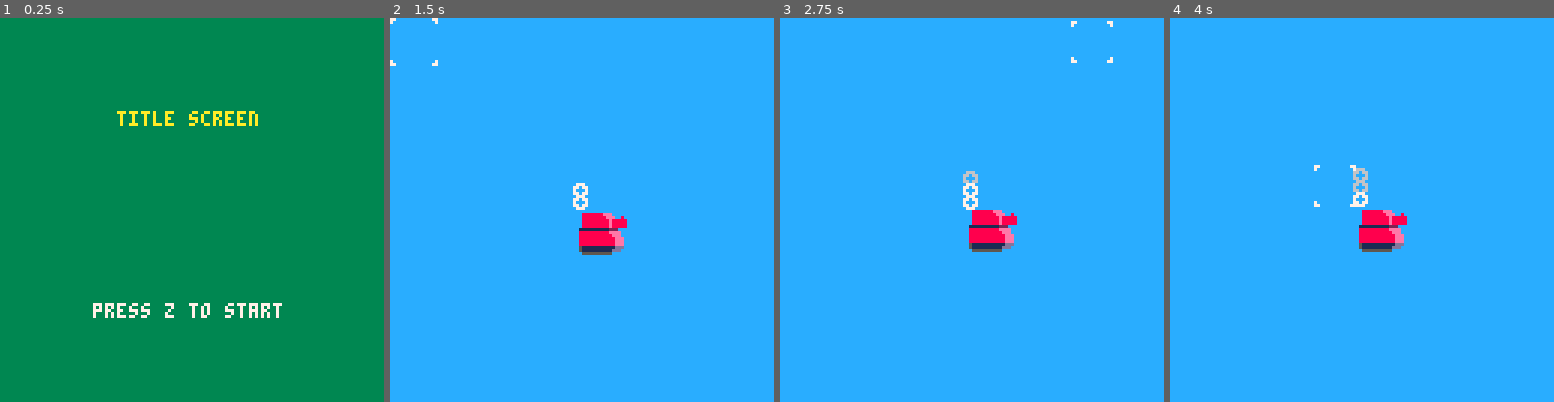
Above: before the commit, frames 1-4 (left to right).
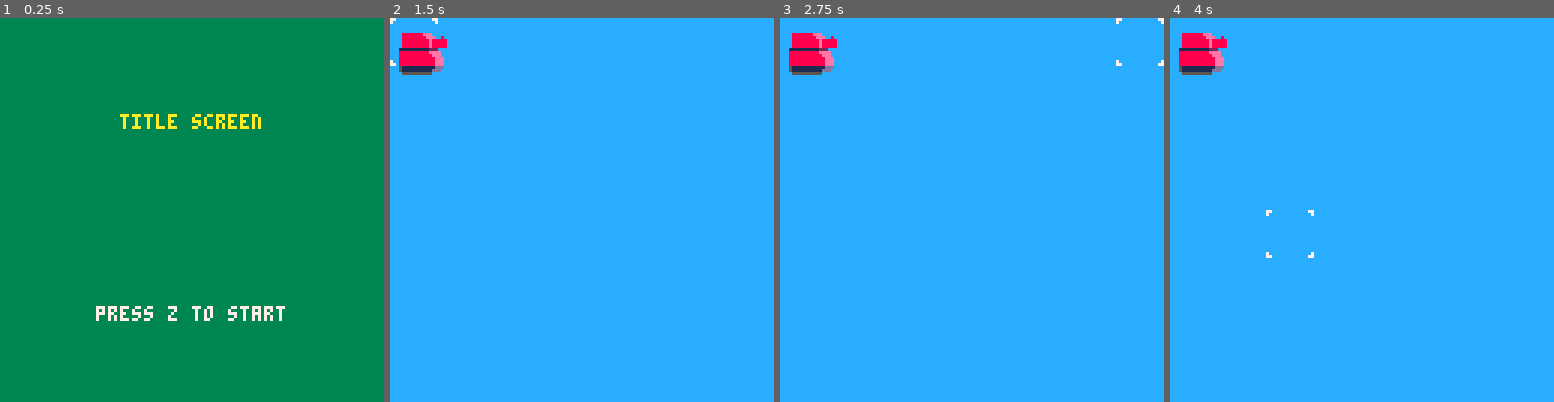
Above: after the commit, the same moments.

Repository: wbprice/pico-wars
Game: PICO-8 cartridge pico-wars.p8
Two runs of this game, one before a commit and one after it. Both use one fixed random seed, a clock stepped at 60 frames per second and the inputs below.
Inputs:
- Up to frame 1 (0.25 s): no input
- Up to frame 2 (1.5 s): tap O (Z key) at 0.7 s
- Up to frame 3 (2.75 s): hold Right 1.6-2.1 s; tap O (Z key) at 1.7, 2.1, 2.5 s; hold Up 2.15-2.42 s; hold Right from 2.47 s (still down)
- Up to frame 4 (4 s): tap O (Z key) at 2.9, 3.3, 3.7 s; release Right at 3.03 s; hold Left 3.08-3.58 s; hold Down 3.63-3.97 s

The runs differ from the first frame. In frame 1, 2.1% of the frame differs, in the area x 24-75%, y 24-79%; in frame 2, 2.5%; in frame 3, 2.7%, in the area x 2-100%, y 0-61%; in frame 4, 2.7%.

Commit message:
Write debounce function

Diff:
--- a/pico-wars.p8
+++ b/pico-wars.p8
@@ -1,58 +1,100 @@
 pico-8 cartridge // http://www.pico-8.com
 version 8
 __lua__
--- game title here
--- game author here
-
--- debounce
+-- Pico Wars
+-- @wbprice
+
+-- global vars
+scene=0
+screenwidth = 128
+screenheight = 128
+cursor = {}
+actors = {}
+tank = {}
+dbc_playercontrol = nil
+
+-- Debounce
 Debounce = {}
 Debounce.__index = Debounce
 
-function Debounce:new(cycles)
+function Debounce:new(cycles, callback)
     local debounce = {}
     setmetatable(debounce, Debounce)
-    debounce.counter = 0;
-    debounce.cycles = cycles;
+    debounce.counter = cycles
+    debounce.cycles = cycles
+	debounce.callback = callback
     return debounce
 end
 
 function Debounce:call(callback)
-    self.callback = callback
+    if self.counter == self.cycles then
+        self.counter = 0
+		self.callback()
+    end
 end
 
 function Debounce:cycle()
-    self.counter = self.counter + 1
-    if self.counter > self.cycles then
-        self.counter = 0;
-        if self.callback then
-            self.callback();
-            self.callback = nil
-        end
+    if self.counter < self.cycles then
+        self.counter = self.counter + 1
     end
 end
 
--- global vars
-scene=0
-score=0
-second_counter=0;
-two_step_phase=false
-throttle_toggle=false
-screenwidth = 127
-screenheight = 127
-player = {}
-player.x = screenwidth/2
-player.y = screenheight/2
-player.width = 15
-player.height = 15
-player.direction = 1
-exhausts = {}
-cursor = {}
-one_sec_debounce = {}
+-- Cursor
+Cursor = {}
+Cursor.__index = Cursor
+
+function Cursor:new(x, y)
+	local crs = {}
+	setmetatable(crs, Cursor)
+	crs.x = x or 0
+	crs.y = y or 0
+	crs.width = 16
+	crs.height = 16
+	crs.clicked = false
+	return crs
+end
+
+function Cursor:draw()
+	spr(5, self.x, self.y)
+	spr(6, self.x + 8, self.y)
+	spr(21, self.x, self.y + 8)
+	spr(22, self.x + 8, self.y + 8)
+end
+
+-- Unit
+Unit = {}
+Unit.__index = Unit
+
+function Unit:new(x, y)
+	local unit = {}
+	setmetatable(unit, Unit)
+	unit.x = x or 0
+	unit.y = y or 0
+	unit.direction = 'right'
+	return unit
+end
+
+-- Tank
+Tank = {}
+Tank.__index = Tank
+
+function Tank:new(x, y)
+	tank = Unit:new(x, y)
+	setmetatable(tank, Tank)
+
+	return tank
+end
+
+function Tank:draw()
+	spr(1, self.x, self.y, 2, 2)
+end
 
 -- game loop
 function _init()
 -- this function runs as soon as the game loads
-	one_sec_debounce = Debounce:new(3)
+	cursor = Cursor:new(0, 0)
+	dbc_playercontrol = Debounce:new(3, playercontrol)
+	tank = Tank:new(3, 3)
 end
 
 function _update()
@@ -63,93 +105,6 @@
 	end
 end
 
-function update_second_counter()
-	if second_counter == 5 then
-		second_counter = 0
-		two_step_phase = not two_step_phase
-	else
-		second_counter = second_counter + 1
-	end
-end
-
-function makeexhaust(x, y)
-	exhaust = {}
-	exhaust['x'] = x
-	exhaust['y'] = y
-	exhaust['age'] = 0;
-	return exhaust
-end
-
-function make_box_cursor(x, y)
-	cursor = {}
-	cursor['x'] = x
-	cursor['y'] = y
-	cursor['width'] = 16
-	cursor['height'] = 16
-	cursor['clicked'] = false
-	cursor['blink'] = false
-	return cursor
-end
-
-function draw_box_cursor(cursor)
-	if two_step_phase==true then
-		spr(5, cursor.x, cursor.y)
-		spr(6, cursor.x + 8, cursor.y)
-		spr(21, cursor.x, cursor.y + 8)
-		spr(22, cursor.x + 8, cursor.y + 8)
-	else
-		spr(37, cursor.x, cursor.y)
-		spr(38, cursor.x + 8, cursor.y)
-		spr(53, cursor.x, cursor.y + 8)
-		spr(54, cursor.x + 8, cursor.y + 8)
-	end
-end
-
-function getexhaustcolor(age)
-	if age > 20 then
-		return 6
-	else
-		return 7
-	end
-end
-
-function queueexhaust(x, y)
-	local length = 0;
-
-	foreach(exhausts, function()
-		length = length + 1
-	end)
-
-	if (length == 3) then
-		exhausts = {
-			exhausts[2],
-			exhausts[3]
-		}
-	end
-
-	if player.direction == 0 then
-		add(exhausts, makeexhaust(x + player.width, y))
-	else
-		add(exhausts, makeexhaust(x, y))
-	end
-end
-
-function drawexhaust()
-	foreach(exhausts, function(exhaust)
-		circfill(exhaust.x, exhaust.y - exhaust.age / 3, 2, getexhaustcolor(exhaust.age))
-		circfill(exhaust.x, exhaust.y - exhaust.age / 3, 1, 12)
-	end)
-end
-
-function throttle(cb)
-	if two_step_phase==true and throttle_toggle==true then
-		throttle_toggle=false
-		return cb()
-	elseif two_step_phase==false then
-		throttle_toggle=true
-	end
-end
-
 function _draw()
 	if scene==0 then
 		titledraw()
@@ -165,11 +121,8 @@
 end
 
 function gameupdate()
-	update_second_counter()
-	one_sec_debounce:cycle()
-	one_sec_debounce:call(function()
-		playercontrol()
-	end)
+	dbc_playercontrol:cycle()
+	dbc_playercontrol:call()
 end
 
 function updateexhaust()
@@ -187,12 +140,10 @@
 	print(starttxt, hcenter(starttxt), (screenheight/4)+(screenheight/2),7)
 end
 
-cursor = make_box_cursor(0, 0)
-
 function gamedraw()
 	rectfill(0,0,screenwidth, screenheight, 12)
-	draw_box_cursor(cursor)
-	playerdraw()
+	cursor:draw()
+	tank:draw()
 end
 
 -- handle button inputs
@@ -211,36 +162,10 @@
 
 -- draw player sprite
 function playerdraw()
-	throttle(function()
-		queueexhaust(player.x, player.y)
-    end)
-	updateexhaust()
-	drawexhaust()
-	if two_step_phase==true then
-		if player.direction == 1 then
-			spr(1, player.x, player.y)
-			spr(2, player.x + 8, player.y)
-			spr(17, player.x, player.y + 8)
-			spr(18, player.x + 8, player.y + 8)
-		else
-			spr(3, player.x, player.y)
-			spr(4, player.x + 8, player.y)
-			spr(19, player.x, player.y + 8)
-			spr(20, player.x + 8, player.y + 8)
-		end
-	elseif two_step_phase==false then
-		if player.direction == 1 then
-			spr(33, player.x, player.y)
-			spr(34, player.x + 8, player.y)
-			spr(49, player.x, player.y + 8)
-			spr(50, player.x + 8, player.y + 8)
-		else
-			spr(35, player.x, player.y)
-			spr(36, player.x + 8, player.y)
-			spr(51, player.x, player.y + 8)
-			spr(52, player.x + 8, player.y + 8)
-		end
-	end
+	spr(1, cursor.x, cursor.y)
+	spr(2, cursor.x + 8, cursor.y)
+	spr(17, cursor.x, cursor.y + 8)
+	spr(18, cursor.x + 8, cursor.y + 8)
 end
 
 -- library functions
